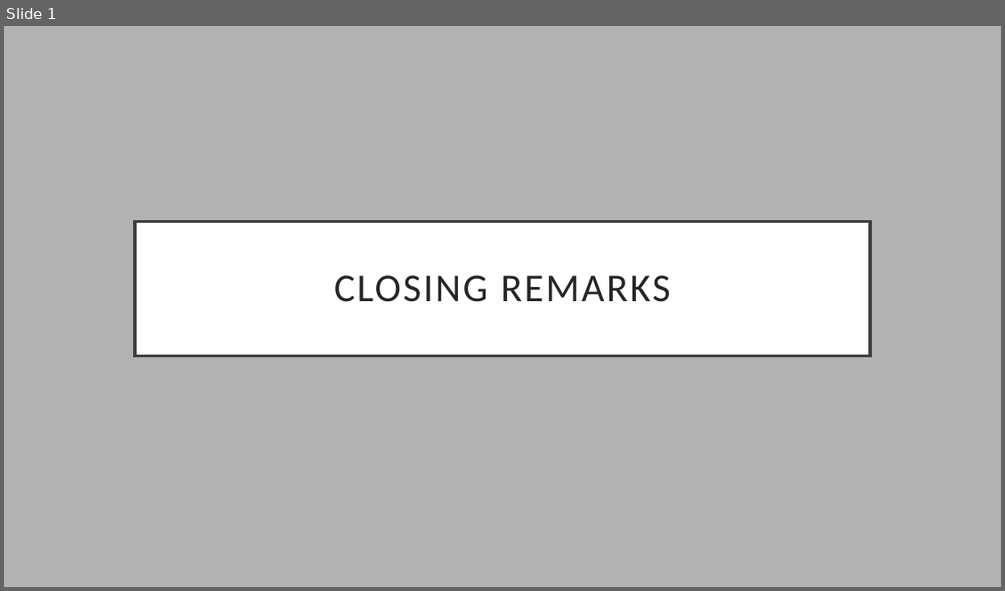
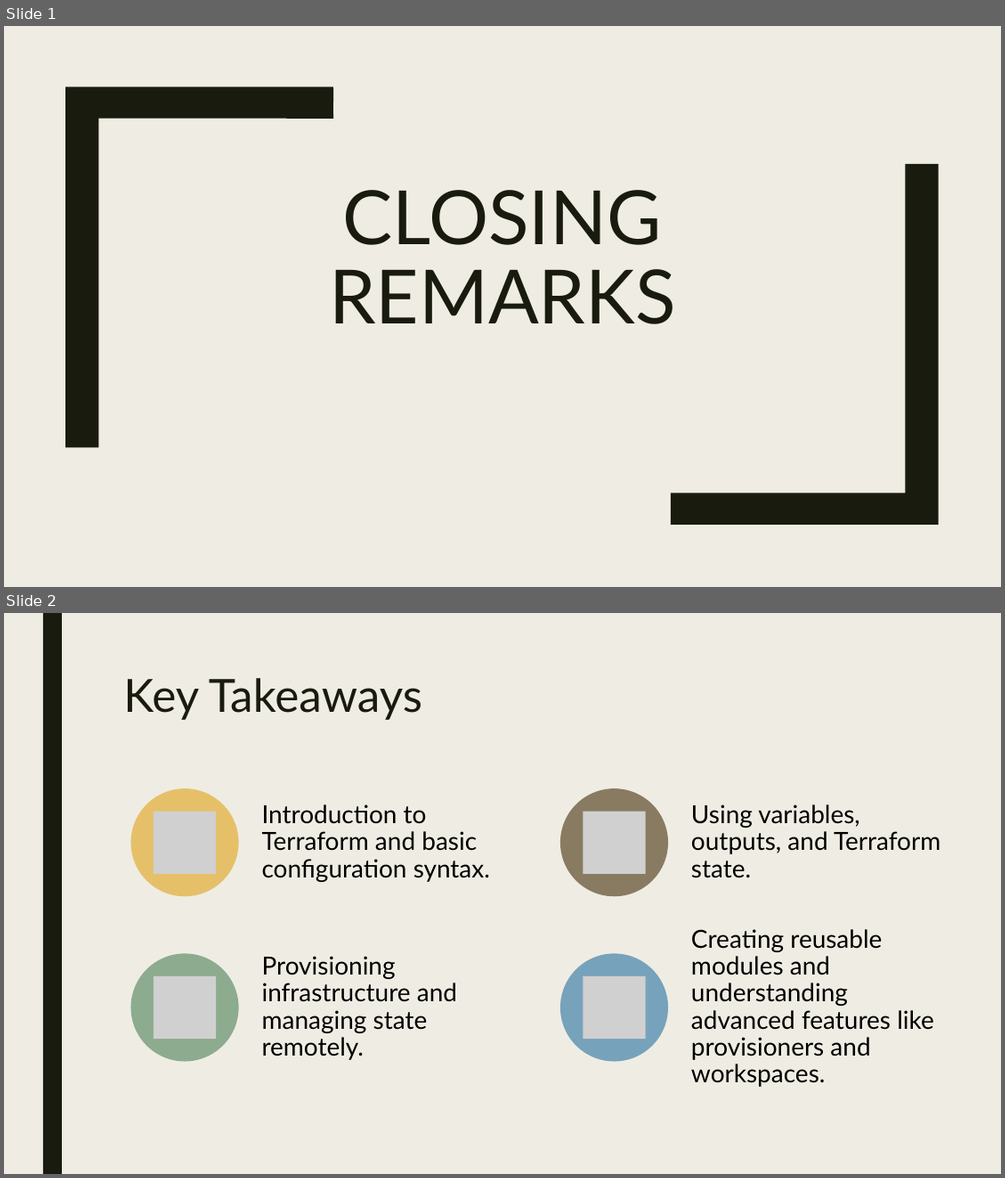
Before and after one commit to cwoodruff/terraform-workshop, a slide deck: slides/8-Closing Remarks.pptx. Shown one above the other, each under a label of ours: slide 1 before the commit, slides 1 and 2 after it. The pictures are 1005x591 and 1005x1178 pixels, drawn with LibreOffice and Linux fonts; fonts in the diff are those of the drawing; grey boxes stand for pictures. Boxes give left, top, right and bottom in pixels: in the first picture for what was removed or moved away, otherwise in the second. Text is boxed around its words. In the diff, an @@ line names an element or a change of style, - is before the commit and + after.

```diff
--- a/slides/8-Closing Remarks.pptx
+++ b/slides/8-Closing Remarks.pptx
@@ slide 2 added at <box>4,613,1001,1174</box>, background #EFEDE3 @@
@@ rectangle added at <box>43,613,62,1174</box>, fill #191B0E @@
@@ title added at <box>123,678,422,720</box>, 44 pt, text #191B0E @@
+Key Takeaways
@@ group added at <box>131,788,940,1086</box>: 4 ellipses, 4 pictures, 4 texts @@
+Introduction to Terraform and basic configuration syntax.
+Using variables, outputs, and Terraform state.
+Provisioning infrastructure and managing state remotely.
+Creating reusable modules and understanding advanced features like provisioners and workspaces.
@@ slide 1 changed as well @@
@@ background #B2B2B2 to #EFEDE3 @@
@@ freeform shape added at <box>65,87,333,447</box>, fill #191B0E @@
@@ title "CLOSING REMARKS": place and size @@
-title "CLOSING REMARKS" at <box>135,221,870,356</box>
+title "CLOSING REMARKS" at <box>329,190,676,324</box>
@@ title "CLOSING REMARKS" at <box>329,190,676,324</box>: size 38 to 72 pt, font Calibri to Lato, text colour #262626 to #191B0E, letter spacing 2 to 0 pt; line spacing 0.9 to 0.89; vertical alignment middle to bottom; fill #FFFFFF to none; outline #404040 3 pt to none @@
@@ freeform shape added at <box>671,164,938,524</box>, fill #191B0E @@
```
Also in this commit, not shown: 3 other slides changed, 1 other slide added, 3 slides removed, 8 other files.
